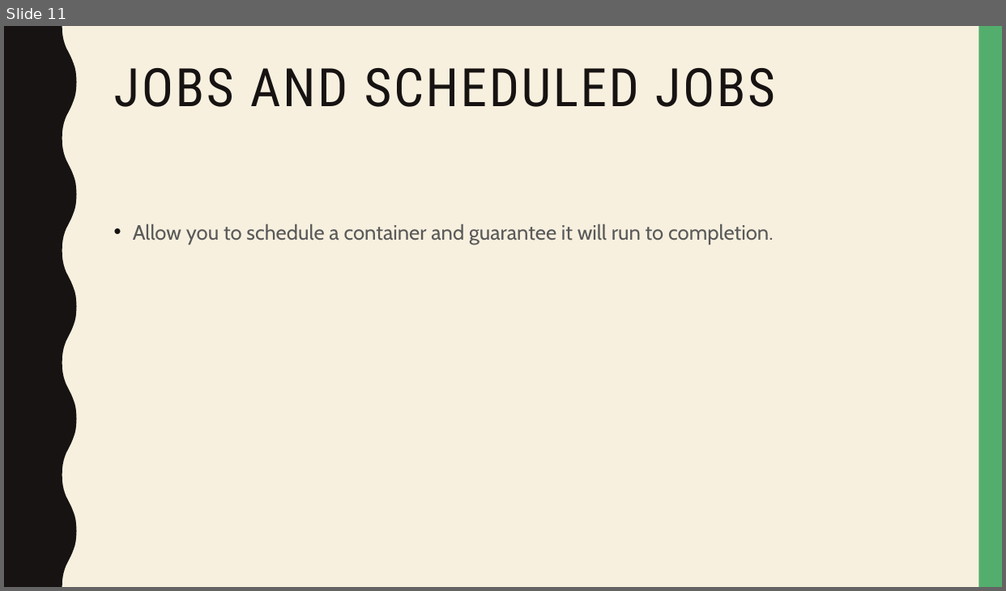
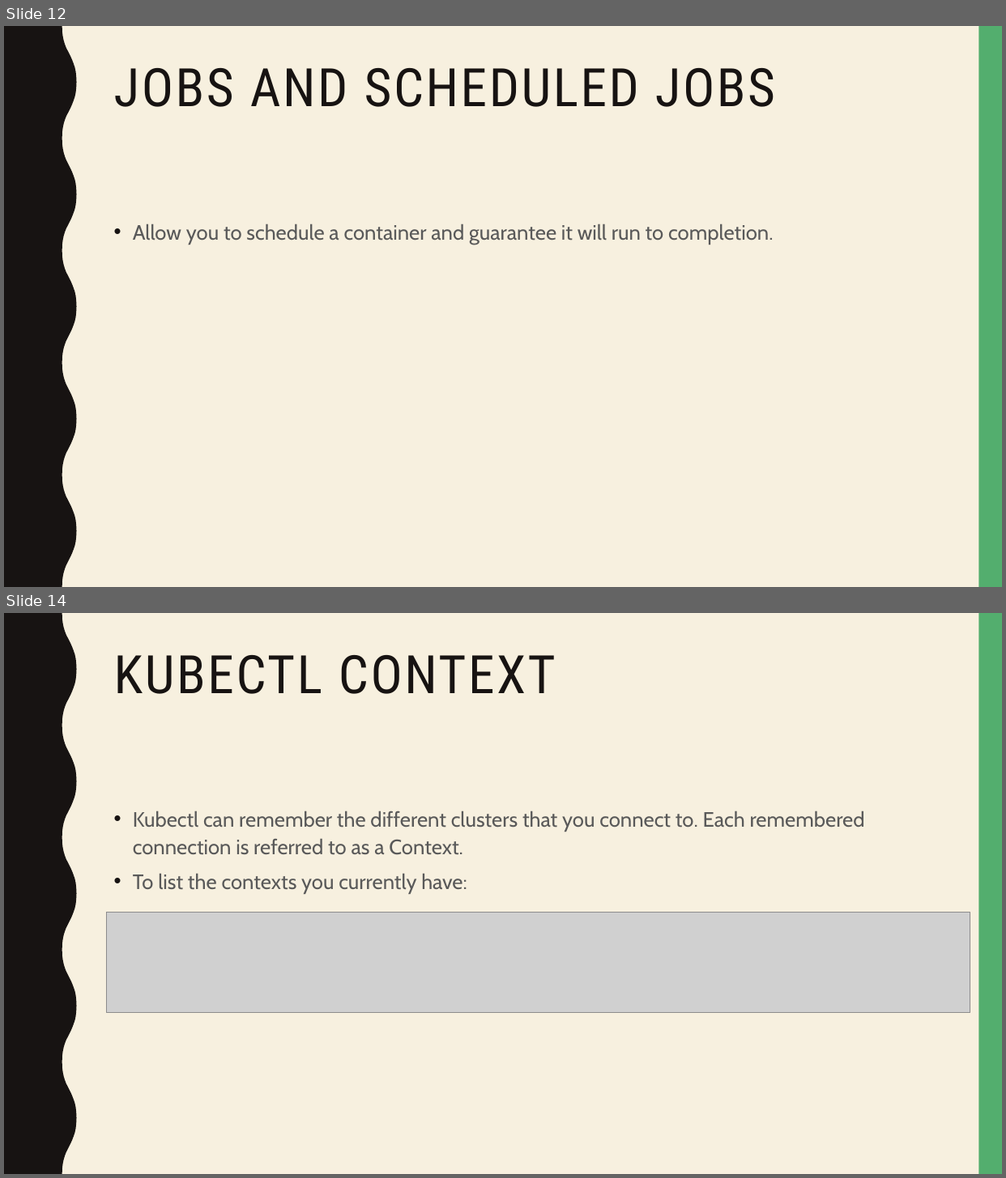
Before and after one commit to naveenvalecha/kubernetes-2018Presentation, a slide deck: k8 2018 Presentation.pptx. Shown one above the other, each under a label of ours: slide 11 before the commit, slides 12 and 14 after it; the slides between them are not shown. The pictures are 1006x591 and 1006x1178 pixels, drawn with LibreOffice and Linux fonts; fonts in the diff are those of the drawing; grey boxes stand for pictures. Boxes give left, top, right and bottom in pixels: in the first picture for what was removed or moved away, otherwise in the second. Text is boxed around its words. In the diff, an @@ line names an element or a change of style, - is before the commit and + after.

```diff
--- a/k8 2018 Presentation.pptx
+++ b/k8 2018 Presentation.pptx
@@ slide 14 added at (x1=4, y1=613, x2=1002, y2=1174), background #F7F0DF; not listed: 2 template elements that a slide beside it also shows @@
@@ title added at (x1=114, y1=655, x2=556, y2=694), 51 pt, text #171312 @@
+KUBECTL CONTEXT
@@ text added at (x1=133, y1=811, x2=865, y2=893), 20 pt, text #595959 @@
+• Kubectl can remember the different clusters that you connect to. Each remembered connection is referred to as a Context.
+• To list the contexts you currently have:
@@ picture added at (x1=107, y1=913, x2=970, y2=1013) @@
@@ what was slide 11 is now slide 12 @@
```
Also in this commit, not shown: 3 slides changed, 21 other slides added.
